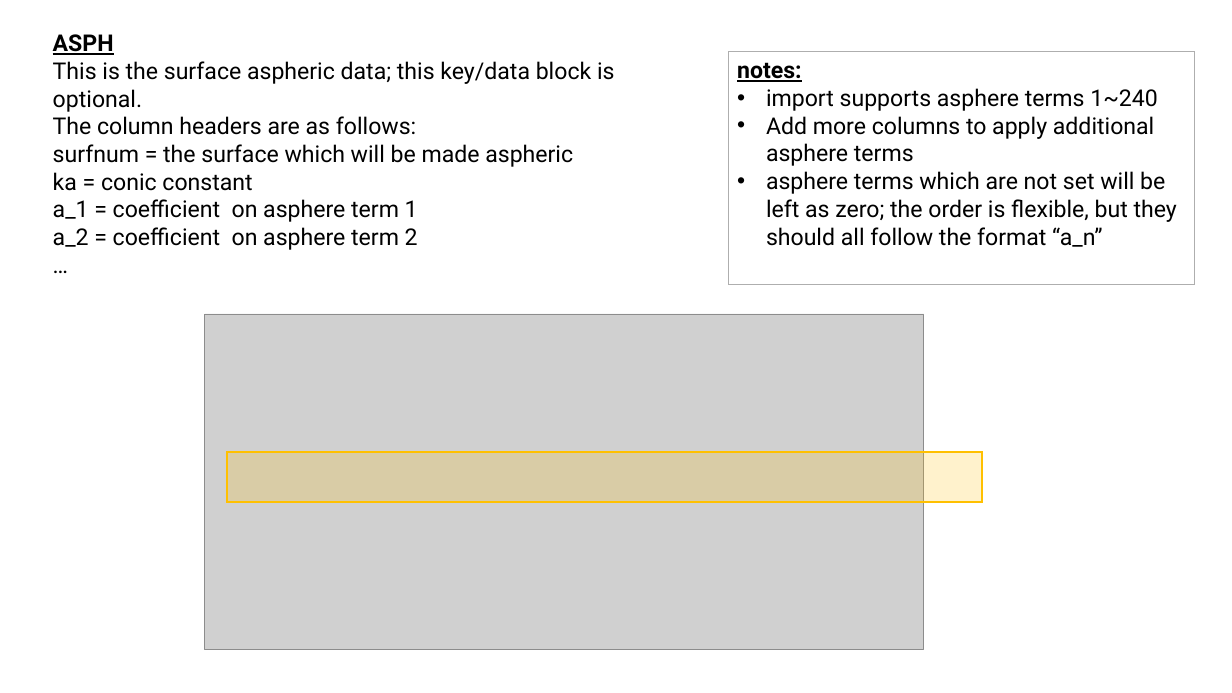
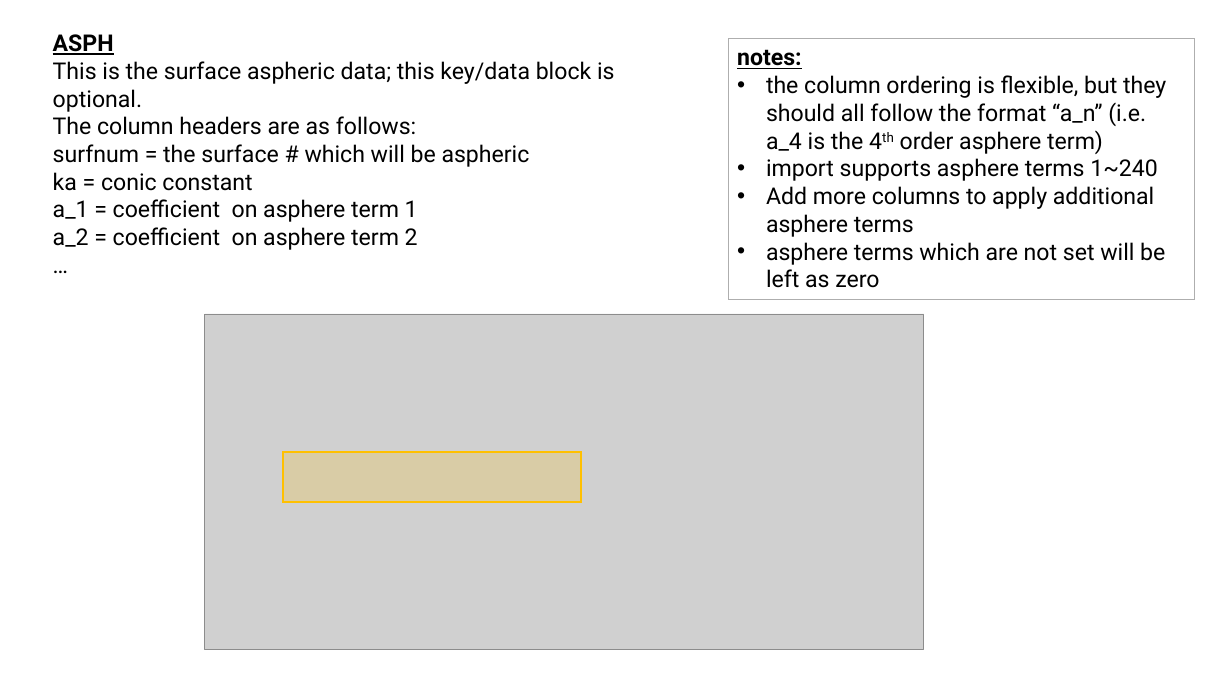
Before and after one commit to ZachDerocher/zemax-xlsx-import, a slide deck: slide 6 of Excel-Format-Guide.pptx (slide 5 before the commit). Drawn at 1232x693 pixels with LibreOffice and Linux fonts; fonts in the diff are those of the drawing; grey boxes stand for pictures. Boxes give left, top, right and bottom in pixels: in the first picture for what was removed or moved away, otherwise in the second. Text is boxed around its words. In the diff, an @@ line names an element or a change of style, - is before the commit and + after.

```diff
--- a/Excel-Format-Guide.pptx
+++ b/Excel-Format-Guide.pptx
@@ rectangle "notes:": place and size @@
-rectangle "notes:" at (728, 51, 1195, 284)
+rectangle "notes:" at (728, 39, 1195, 300)
@@ text in rectangle at (766, 75, 1166, 154): paragraph added @@
+• the column ordering is flexible, but they should all follow the format “a_n” (i.e. a_4 is the 4th order asphere term)
@@ text at (53, 144, 530, 167): text changed @@
-surfnum = the surface which will be made aspheric
+surfnum = the surface # which will be aspheric
@@ text in rectangle at (766, 242, 1165, 288): text changed @@
-• asphere terms which are not set will be left as zero; the order is flexible, but they should all follow the format “a_n”
+• asphere terms which are not set will be left as zero
@@ rectangle: place and size @@
-rectangle at (226, 452, 982, 503)
+rectangle at (283, 452, 580, 503)
```
Also in this commit, not shown: 5 other slides changed, 1 slide added, 23 other files.
